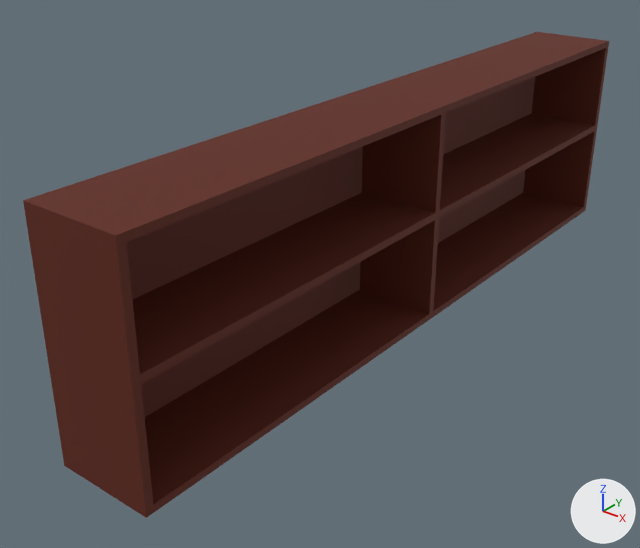
Two versions of the FBX model objects/muebleBajoTele.fbx, one commit apart.
The view is the same before and after, from a 50 mm lens placed at (1.199, -1.818, 1.168), pointed at (-0.109, -0.183, 0.155). Every picture has the same lights, and +X, +Y and +Z are marked at lower right.

The first picture shows 'Mueble Bajo tele_1'.
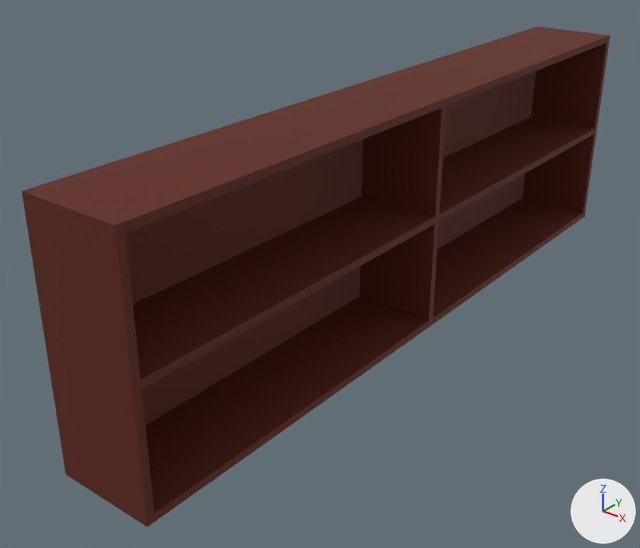
Commit message: Update de mueble bajo tele

The change, as JSON lines over the scene's bpy script:
```json
{"block": "me_cube", "where": "# used by ob_mueble_bajo_tele_1; location = (0.0, 0.0, 0.0); scale = (0.25, 2.0, 0.625)"}
{"op": "remove", "block": "me_cube", "code": "me_cube.from_pydata(...)  # 46 vertices, 49 faces; spans x -0.5..0.5, y -0.5..0.5, z 0.036..0.964"}
{"op": "add", "block": "me_cube", "code": "me_cube.from_pydata(...)  # 46 vertices, 49 faces; spans x -0.137..0.113, y -1.0..1.0, z 0.0..0.62"}
{"block": "me_cube", "change": "me_cube part 1: 46 of 46 vertices moved; they spanned x -0.5..0.5, y -0.5..0.5, z 0.036..0.964 and now span x -0.137..0.113, y -1.0..1.0, z 0.0..0.62; mean shift (-0.049, 0.0, -0.196); largest move (0.5, -0.5, 0.964) -> (0.113, -1.0, 0.62)"}
{"op": "set", "path": "ob_mueble_bajo_tele_1.scale", "old": "(0.25, 2.0, 0.625)", "new": "(1.0, 1.0, 1.0)"}
{"op": "set", "path": "ob_mueble_bajo_tele_1.location", "old": "(0.0, 0.0, 0.0)", "new": "(0.012, 0.0, 0.0)"}
```

Changed parts and their boxes [x1, y1, x2, y2] in the pictures (640 x 548 px):
```json
{"object": "Mueble Bajo tele_1", "change": "reshaped, moved, rescaled", "before": [23, 32, 609, 518], "after": [22, 26, 610, 527]}
```
